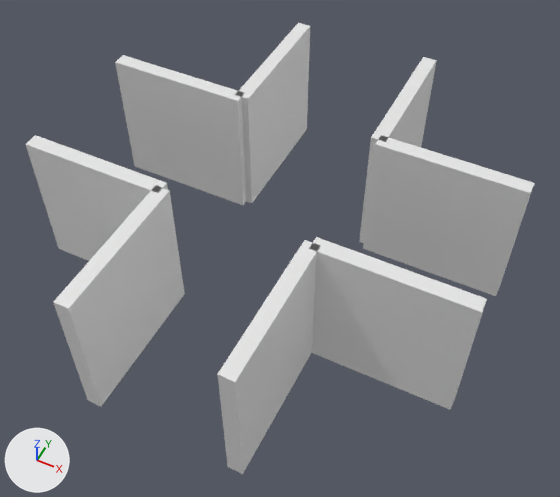
The FBX model GDApp/GDAppContent/Assets/Models/Maze/m_Cross01_Col.FBX, before and after one commit.
One viewpoint serves both versions: a camera (50 mm lens) standing at (4.21, -8.2, 10.82) and looking at (0.26, -0.29, 0.93). The lights are fixed; the arrows at lower left show +X, +Y and +Z. Where no turn or scale is listed for an object, it has been applied to the vertices.

The first picture shows 'm_Cross01_Col'.
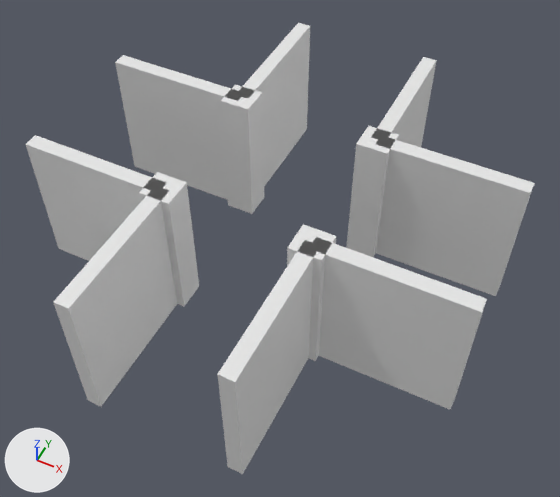
What differs and where, as boxes (x1, y1, x2, y2) in the pictures (560 x 497 px):
part 1 of me_mesh, added: after (221, 84, 264, 214)
part 2 of me_mesh, added: after (139, 172, 199, 306)
part 3 of me_mesh, added: after (346, 125, 399, 257)
part 4 of me_mesh, added: after (287, 224, 336, 361)

The change, as a diff of the scene's bpy script:
```diff
--- a/GDApp/GDAppContent/Assets/Models/Maze/m_Cross01_Col.FBX.py
+++ b/GDApp/GDAppContent/Assets/Models/Maze/m_Cross01_Col.FBX.py
@@ me_mesh @@
 me_mesh.from_pydata(...)  # 64 vertices, 48 faces; spans x -3.81..3.81, y -3.81..3.81, z 0.0..2.54
 # used by ob_m_cross01_col; location = (0.0, 0.0, 0.0)
+# me_mesh part 1: a new loose piece, a box spanning x -1.54..-1.0, y 1.01..1.54, z 0.0..2.54
+# me_mesh part 2: a new loose piece, a box spanning x -1.54..-1.0, y -1.52..-1.0, z 0.0..2.54
+# me_mesh part 3: a new loose piece, a box spanning x 0.99..1.53, y 1.01..1.54, z 0.0..2.54
+# me_mesh part 4: a new loose piece, a box spanning x 0.99..1.53, y -1.52..-1.0, z 0.0..2.54
```
